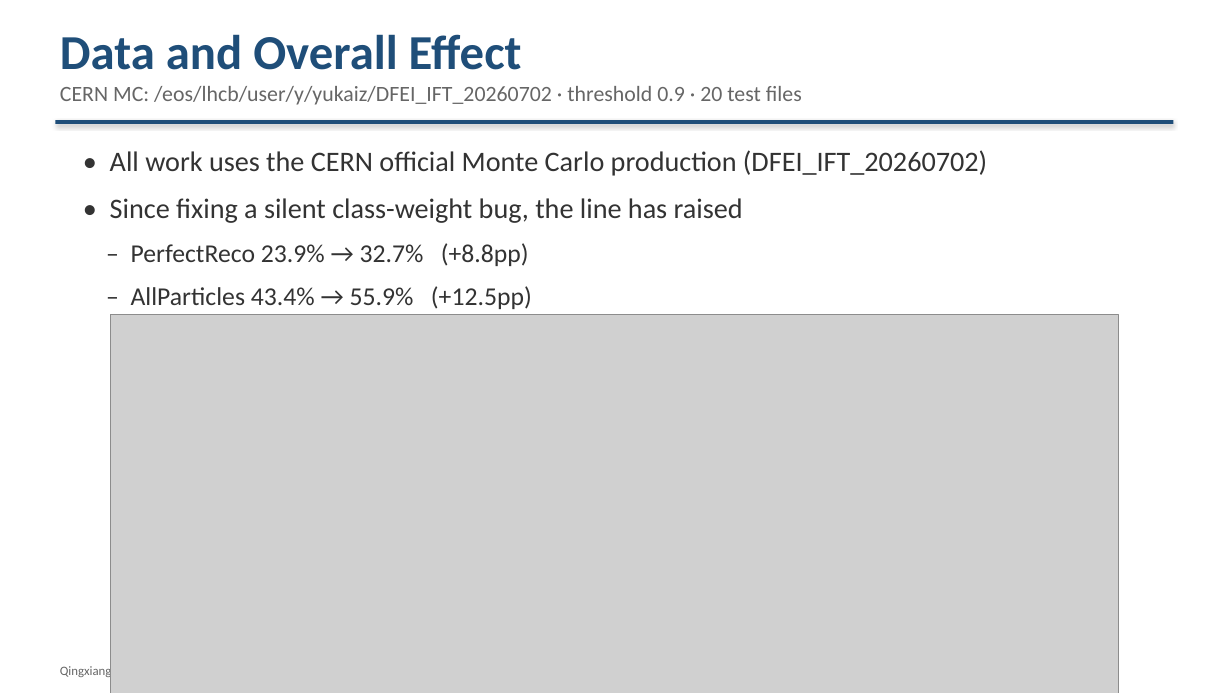
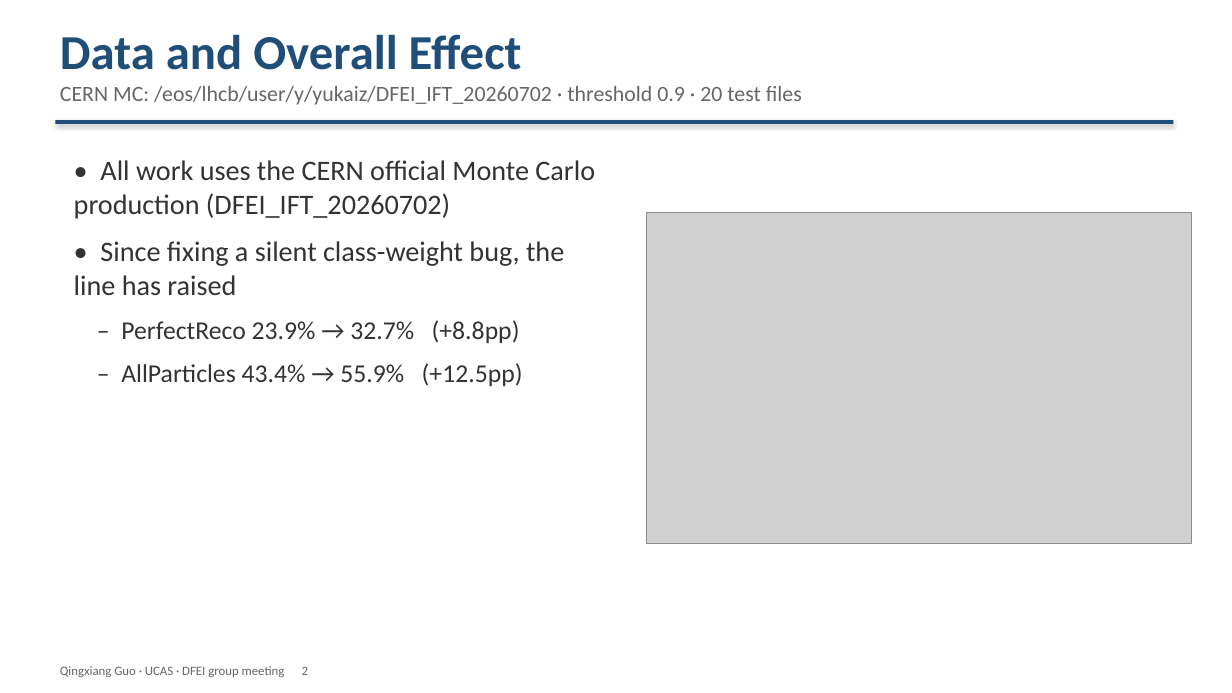
Before and after one commit to Aniedrew/dfei_ift, a slide deck: slide 2 of meeting_figs/DFEI_progress_20260902_EN.pptx. Drawn at 1232x693 pixels with LibreOffice and Linux fonts; fonts in the diff are those of the drawing; grey boxes stand for pictures. Boxes give left, top, right and bottom in pixels: in the first picture for what was removed or moved away, otherwise in the second. Text is boxed around its words. In the diff, an @@ line names an element or a change of style, - is before the commit and + after.

Commit message:
docs: reward theme for hinge/CE; text-left/plot-right layout with stacked plots
- S6/S7 reframed as "Reward 1: Confidence Bonus" (hinge) and "Reward 2:
  Correctness Bonus" (chain-CE); reward wording in figures and bullets
- All content slides now text-left / plot-right; two-plot slides stack
  top-right and bottom-right (hinge, CE, imbalance, before/after)
- Split every 2-panel figure into separate PNGs; removed the superseded
  combined figures

```diff
--- a/meeting_figs/DFEI_progress_20260902_EN.pptx
+++ b/meeting_figs/DFEI_progress_20260902_EN.pptx
@@ text "• All work uses the ..." rewrapped from bbox=[110, 150, 987, 309] to bbox=[74, 160, 595, 386] @@
@@ picture: place and size @@
-picture at bbox=[111, 314, 1118, 693]
+picture at bbox=[647, 213, 1192, 543]
```
Also in this commit, not shown: 5 other slides changed, 16 other files.
